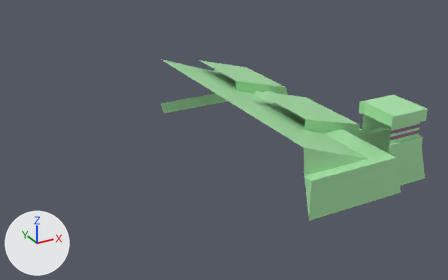
A saved change to the Blender file assets/zax.blend.
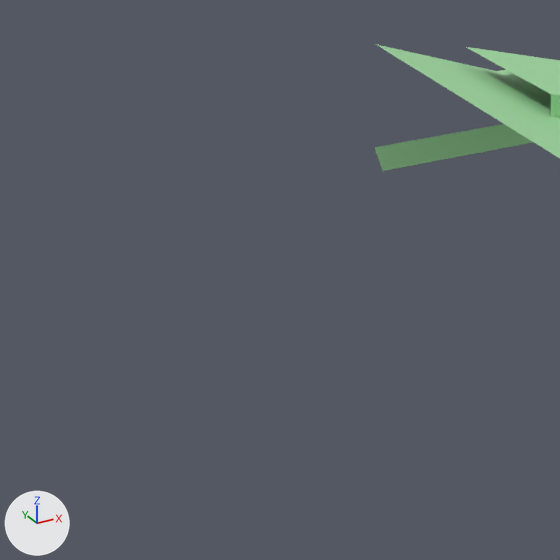
Each version appears first whole from a camera (50 mm lens) standing at (18.4, -46.4, 18.0) and looking at (36.6, -13.3, 1.5), and next in a close-up on the part from 0% to 53% of the width and 14% to 100% of the height. Every picture has the same lights, and +X, +Y and +Z are marked at lower left.

In view in the first close-up: 'hangar'.
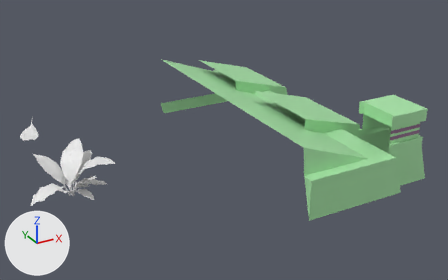
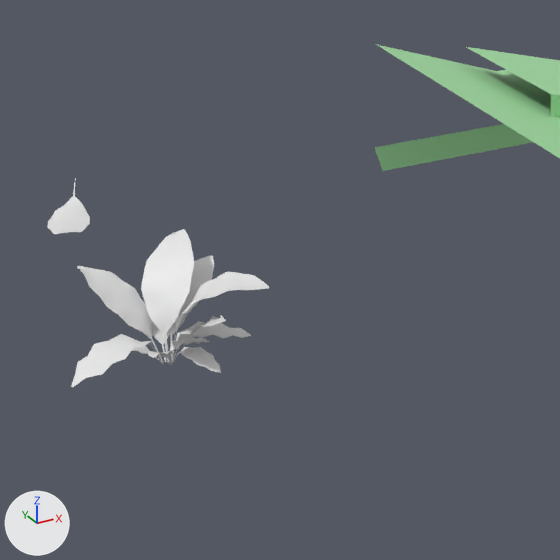
Changed parts and their boxes (x1, y1, x2, y2) in the close-ups (560 x 560 px):
```json
{"object": "plant", "change": "shown", "after": [71, 229, 270, 387]}
{"object": "leaf", "change": "added", "after": [48, 178, 90, 234]}
```

The change, as JSON lines over the scene's bpy script:
```json
{"op": "add", "block": "me_000_0_0_002", "code": ["me_000_0_0_002 = bpy.data.meshes.new('000-0-0.002')", "me_000_0_0_002.from_pydata(...)  # 111 vertices, 168 faces; spans x -0.61..0.71, y -1.48..1.65, z -0.04..0.66"]}
{"op": "remove", "block": "ob_plant", "code": "ob_plant.hide_set(True)"}
{"op": "add", "block": "ob_leaf", "code": ["ob_leaf = bpy.data.objects.new('leaf', me_000_0_0_002)", "ob_leaf.location = (25.47, -6.12, 1.43)"]}
```
